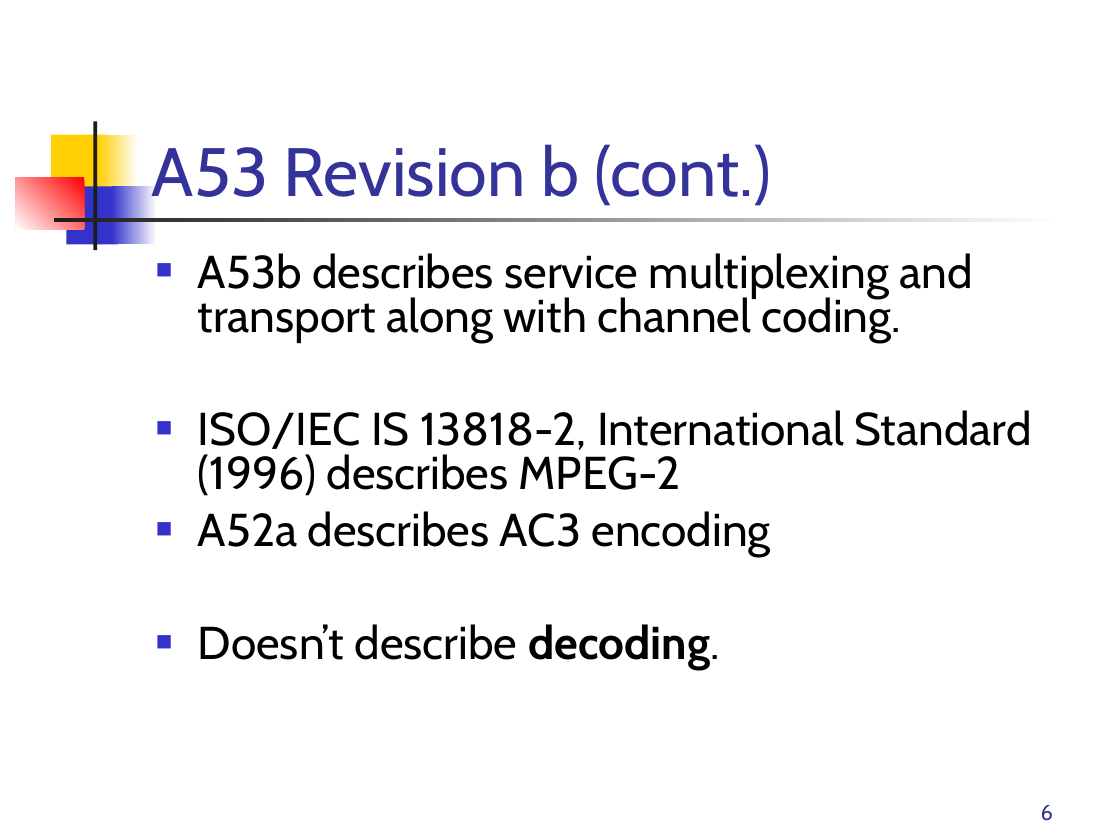
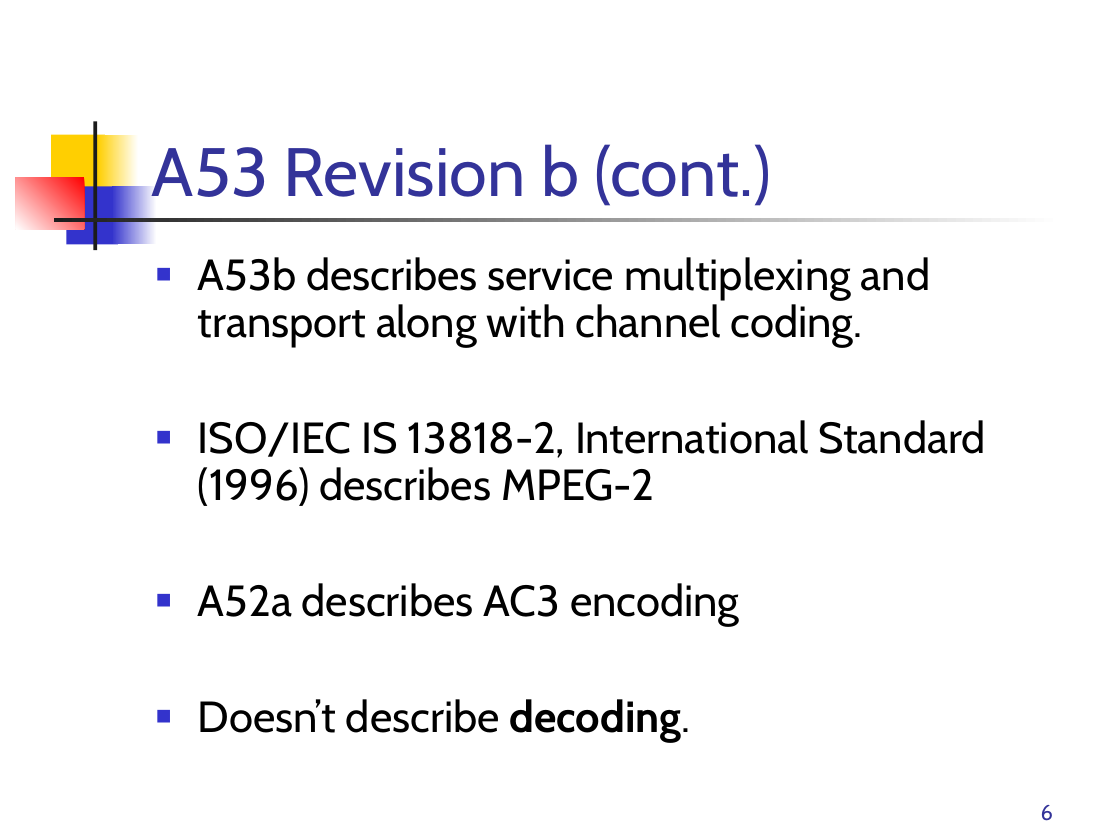
Before and after one commit to rrnewton/StreamIt, a slide deck: slide 6 of streams/apps/applications/hdtv/docs/Streamit-HDTV.ppt. Drawn at 1120x840 pixels with LibreOffice and Linux fonts; fonts in the diff are those of the drawing. Boxes give left, top, right and bottom in pixels: in the first picture for what was removed or moved away, otherwise in the second. Text is boxed around its words. In the diff, an @@ line names an element or a change of style, - is before the commit and + after.

```diff
--- a/streams/apps/applications/hdtv/docs/Streamit-HDTV.ppt
+++ b/streams/apps/applications/hdtv/docs/Streamit-HDTV.ppt
@@ text "A53b describes service multiplexing and ..." at bbox=[198, 257, 985, 742]: size 29.6 to 28 pt; line spacing 0.8 to 0.9; less space between paragraphs @@
```
Also in this commit, not shown: 3 other slides changed, 1 other file.
